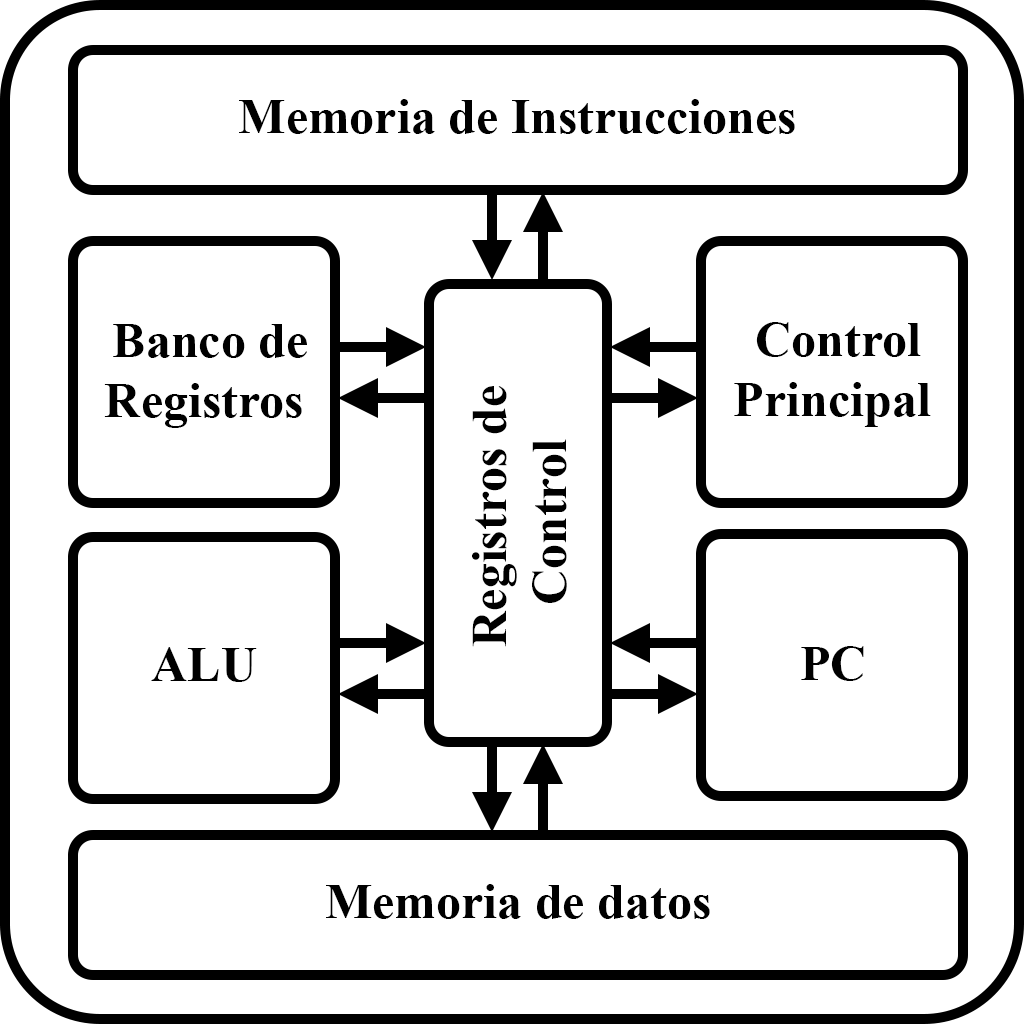
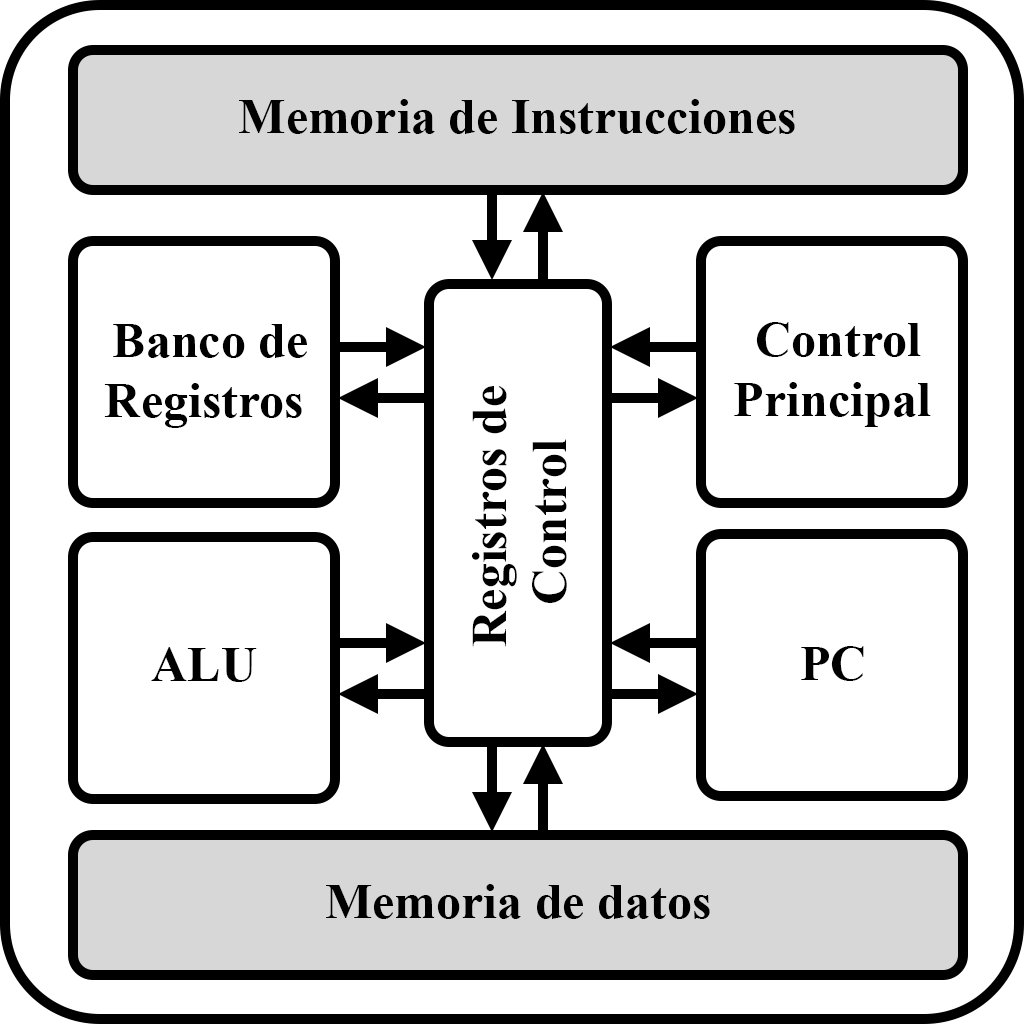
Layer changes from the first 1024×1024 image to the second:
painted on "Rounded Rectangle 5" over [78, 840, 958, 970]
painted on "Rounded Rectangle 6" over [78, 55, 958, 185]
